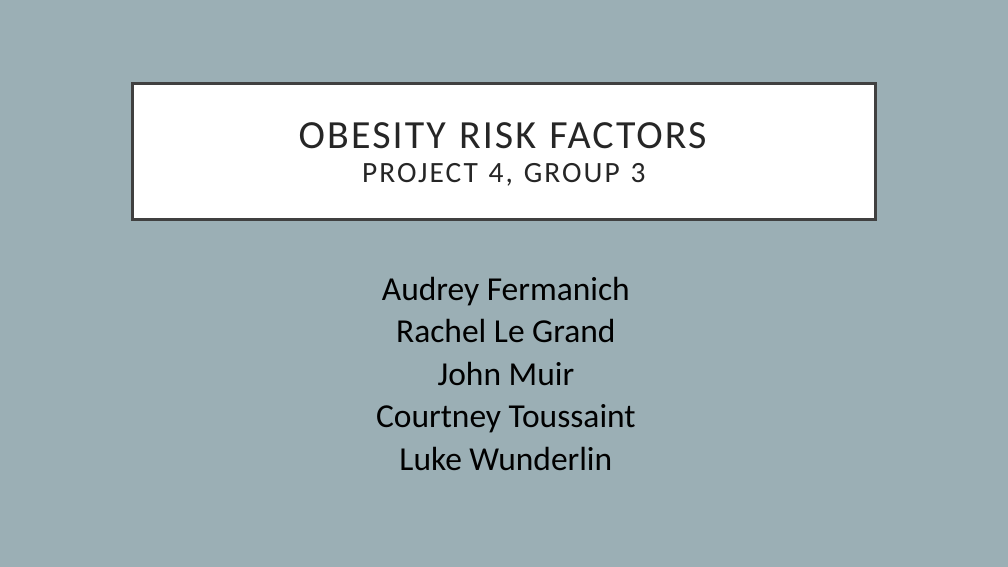
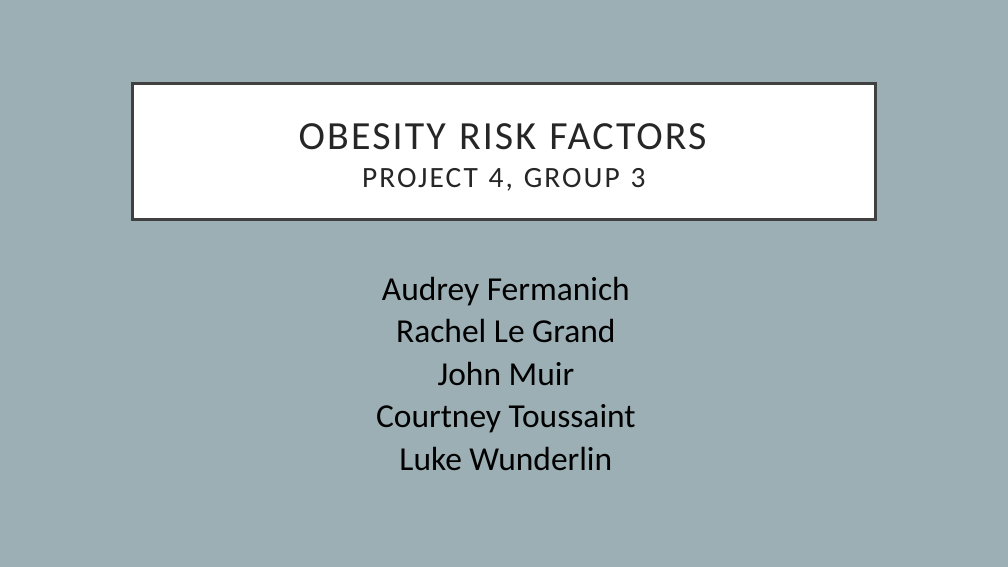
Before and after one commit to saganaga/Obesity-Prediction-Model, a slide deck: slide 1 of ObesityRiskFactors.pptx. Drawn at 1008x567 pixels with LibreOffice and Linux fonts; fonts in the diff are those of the drawing. Boxes give left, top, right and bottom in pixels: in the first picture for what was removed or moved away, otherwise in the second. Text is boxed around its words. In the diff, an @@ line names an element or a change of style, - is before the commit and + after.

```diff
--- a/ObesityRiskFactors.pptx
+++ b/ObesityRiskFactors.pptx
@@ title "OBESITY RISK FACTORS PROJECT 4, ..." at [132,83,876,219]: line spacing 0.9 to 1 @@
```
Also in this commit, not shown: 1 other slide changed.
